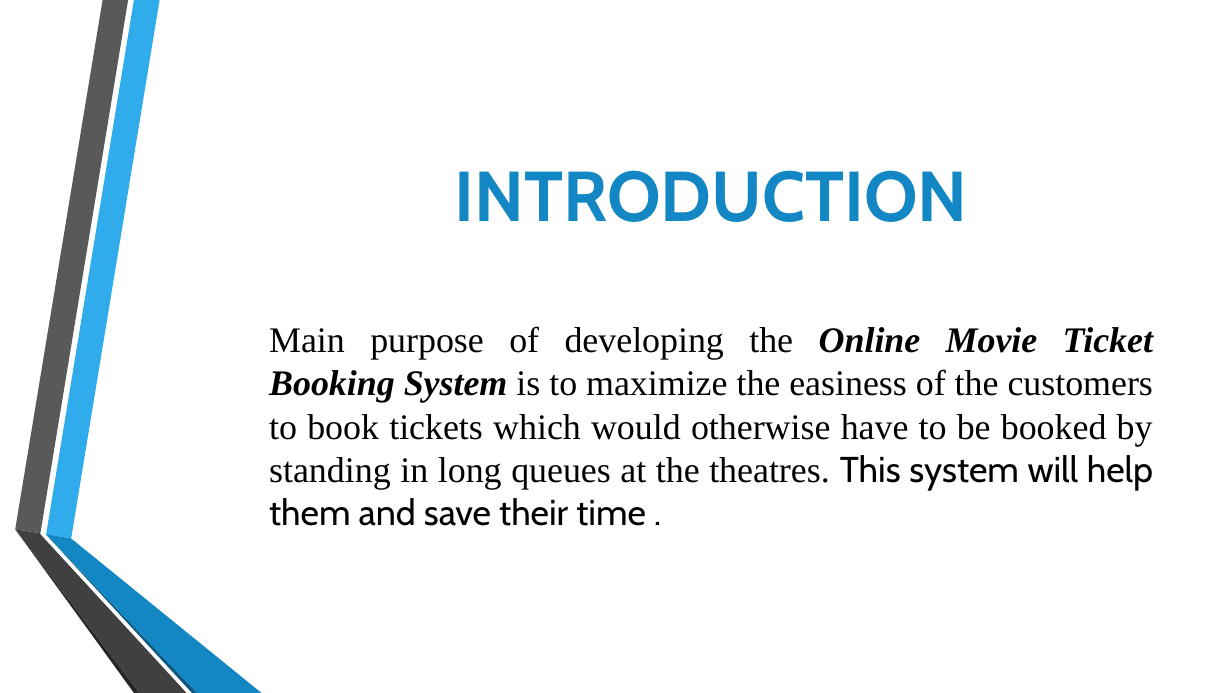
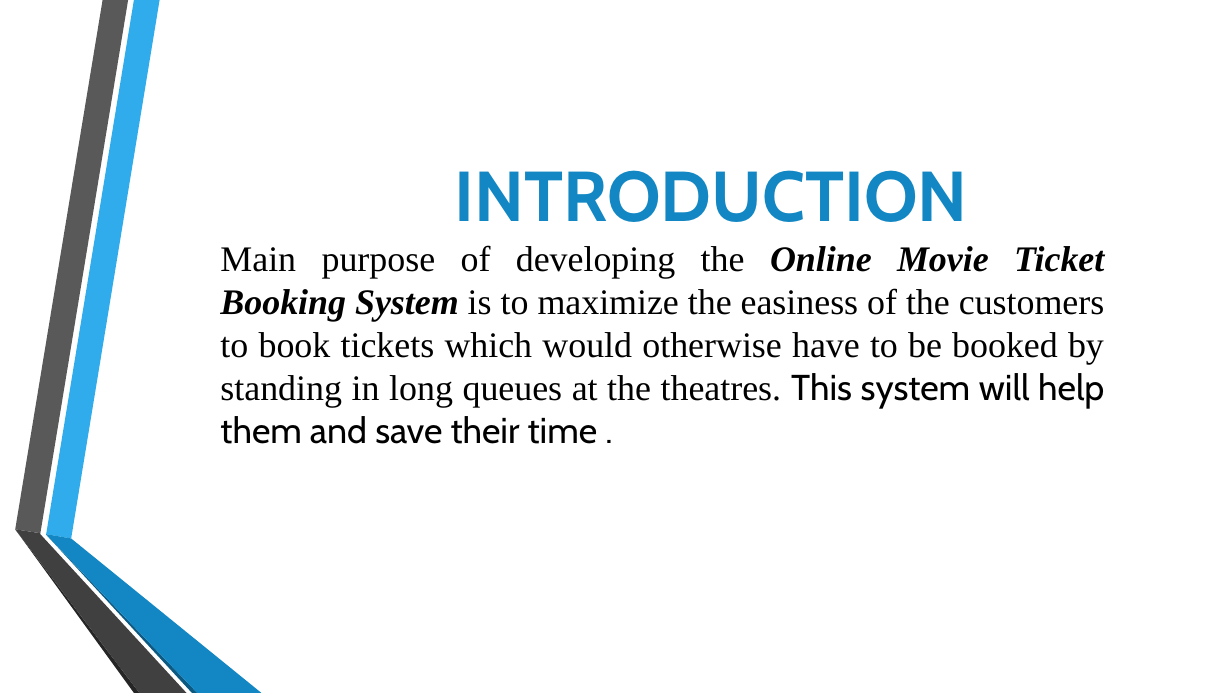
Before and after one commit to Anuja3105/Online-Movie-Ticket-Booking-System, a slide deck: slide 2 of Online_Movie_Ticket PPT.pptx. Drawn at 1232x693 pixels with LibreOffice and Linux fonts; fonts in the diff are those of the drawing; background and template pictures are left out. Boxes give left, top, right and bottom in pixels: in the first picture for what was removed or moved away, otherwise in the second. Text is boxed around its words. In the diff, an @@ line names an element or a change of style, - is before the commit and + after.

```diff
--- a/Online_Movie_Ticket PPT.pptx
+++ b/Online_Movie_Ticket PPT.pptx
@@ text "Main purpose of developing the ...": place and size @@
-text "Main purpose of developing the ..." at [269,326,1153,526]
+text "Main purpose of developing the ..." at [220,245,1104,444]
```
Also in this commit, not shown: 1 other file.
